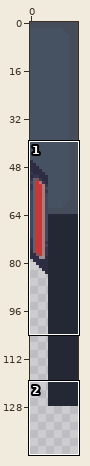
Two versions of one sprite sheet, Operation_Escape/Assets/Sprite/Asset/Asset_DoorLockedVerticle_Top.png. The picture above shows the old version from afar; the outline marks the close-up.
Close-up. Old version:
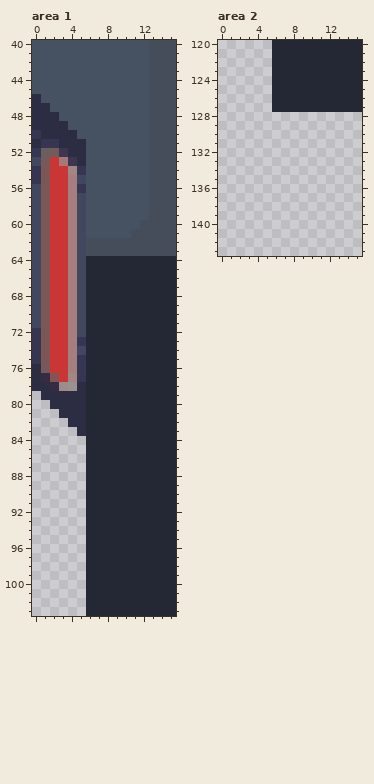
The file is 16x144 pixels. Shown: area 1: x 0..15, y 40..103; area 2: x 0..15, y 120..143.
And afterwards:
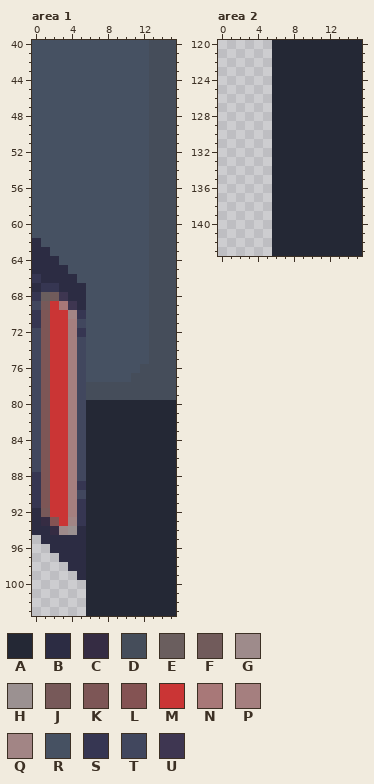
Palette (. is transparent): A #242835  B #2c2c43  C #352c43  D #454d5a  E #6a5e5e  F #715b5b  G #9e8b8b  H #9b9191  J #775959  K #7d5656  L #845353  M #ca3535  N #a87878  P #a57f7f  Q #a28585  R #465162  S #363652  T #41475e  U #3e3651
Changes in this commit:
Changed rows in their new state; - is an unchanged pixel.
Area 1:
first column x 0:
 46 R---------------
 47 RR--------------
 48 RRR-------------
 49 RRRR------------
 50 RRRRR-----------
 51 RRRRRR----------
 52 RRRRRR----------
 53 RRRRRR----------
 54 RRRRRR----------
 55 RRRRRR----------
 56 RRRRRR----------
 57 RRRRRR----------
 58 RRRRRR----------
 59 RRRRRR----------
 60 RRRRRR------R---
 61 RRRRRR-----RR---
 62 BRRRRRRRRRRRR---
 63 BBRRRRRRRRRRR---
 64 BBBRRRRRRRRRRDDD
 65 BBBBRRRRRRRRRDDD
 66 SBBBBRRRRRRRRDDD
 67 BSSBBBRRRRRRRDDD
 68 SEFUBBRRRRRRRDDD
 69 -J-NUBRRRRRRRDDD
 70 S---QSRRRRRRRDDD
 71 S-----RRRRRRRDDD
 72 T----SRRRRRRRDDD
 73 T----TRRRRRRRDDD
 74 T-----RRRRRRRDDD
 75 T----TRRRRRRRDDD
 76 TK---TRRRRRRDDDD
 77 TKM-PTRRRRRDDDDD
 78 TKMMPTDDDDDDDDDD
 79 TKMMPTDDDDDDDDDD
 80 TKMMPT----------
 81 TKMMPT----------
 82 TKMMPT----------
 83 TKMMPT----------
 84 TKMMPT----------
 85 TKMMPT----------
 86 TKMMPT----------
 87 TKMMPT----------
 88 SKMMPT----------
 89 SKMMPS----------
 90 SKMMPT----------
 91 SKMMPS----------
 92 BJMMPS----------
 93 BCLMQS----------
 94 BBCGHB----------
 95 -BBBBB----------
 96 --BBBB----------
 97 ---BBB----------
 98 ----BB----------
 99 -----B----------
Area 2:
first column x 6:
128 AAAAAAAAAA
129 AAAAAAAAAA
130 AAAAAAAAAA
131 AAAAAAAAAA
132 AAAAAAAAAA
133 AAAAAAAAAA
134 AAAAAAAAAA
135 AAAAAAAAAA
136 AAAAAAAAAA
137 AAAAAAAAAA
138 AAAAAAAAAA
139 AAAAAAAAAA
140 AAAAAAAAAA
141 AAAAAAAAAA
142 AAAAAAAAAA
143 AAAAAAAAAA
Changed places in both close-ups, as pixel boxes (x1, y1, x2, y2):
changed: (32, 94, 176, 580)
added: (272, 112, 362, 256)
